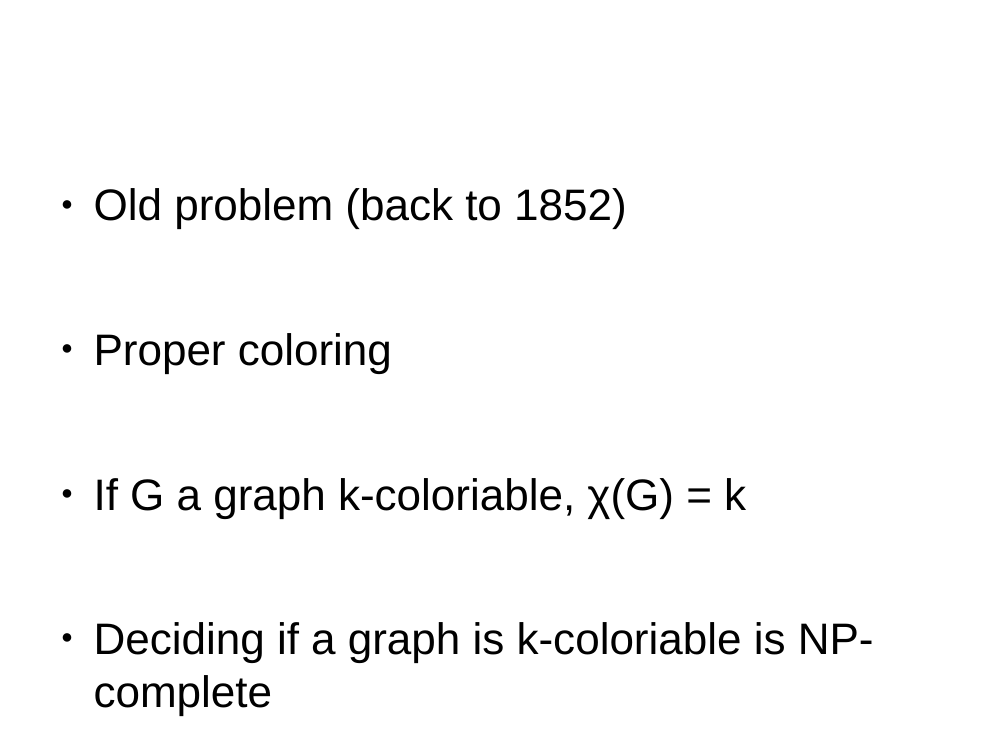
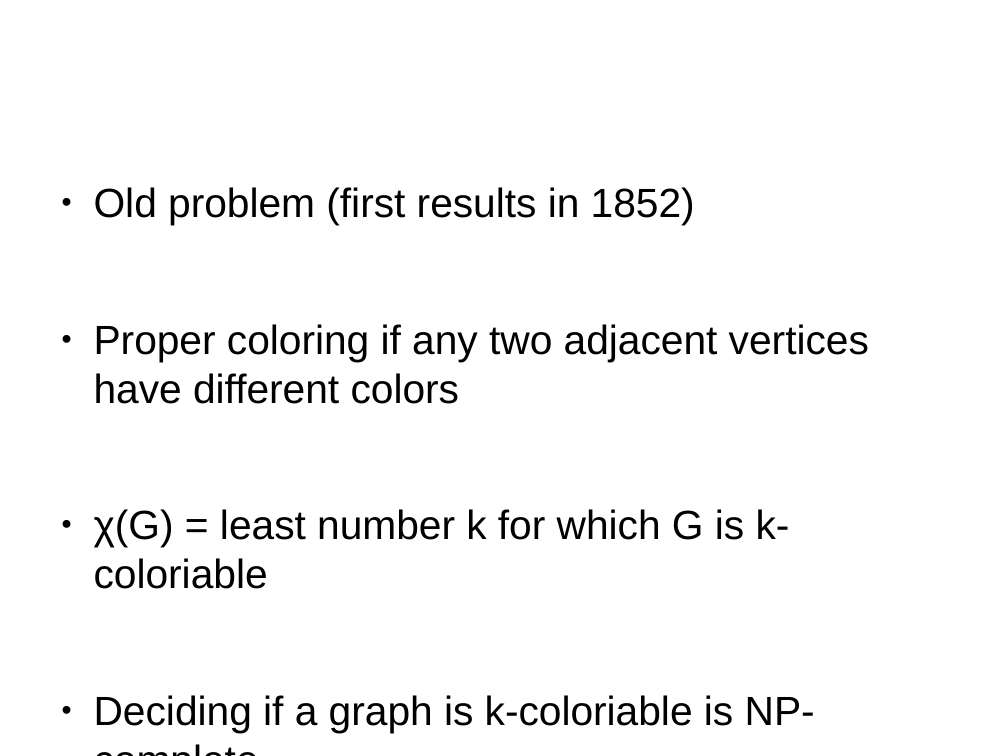
Before and after one commit to AlexPerrot/map-coloring, a slide deck: slide 2 of map-coloring.odp. Drawn at 1008x756 pixels with LibreOffice and Linux fonts; fonts in the diff are those of the drawing; background and template pictures are left out. Boxes give left, top, right and bottom in pixels: in the first picture for what was removed or moved away, otherwise in the second. Text is boxed around its words. In the diff, an @@ line names an element or a change of style, - is before the commit and + after.

```diff
--- a/map-coloring.odp
+++ b/map-coloring.odp
@@ text at [94, 187, 869, 589]: text changed; size 34.7 to 32.1 pt @@
-● Old problem (back to 1852)
-● Proper coloring
-● If G a graph k-coloriable, χ(G) = k
+● Old problem (first results in 1852)
+● Proper coloring if any two adjacent vertices have different colors
+● χ(G) = least number k for which G is k-coloriable
@@ text at [94, 695, 815, 732]: size 34.7 to 32.1 pt in "Deciding if a graph is k-coloriable is ..." @@
```
Also in this commit, not shown: 3 other slides changed, 6 slides added, 4 slides removed, 1 other file.
